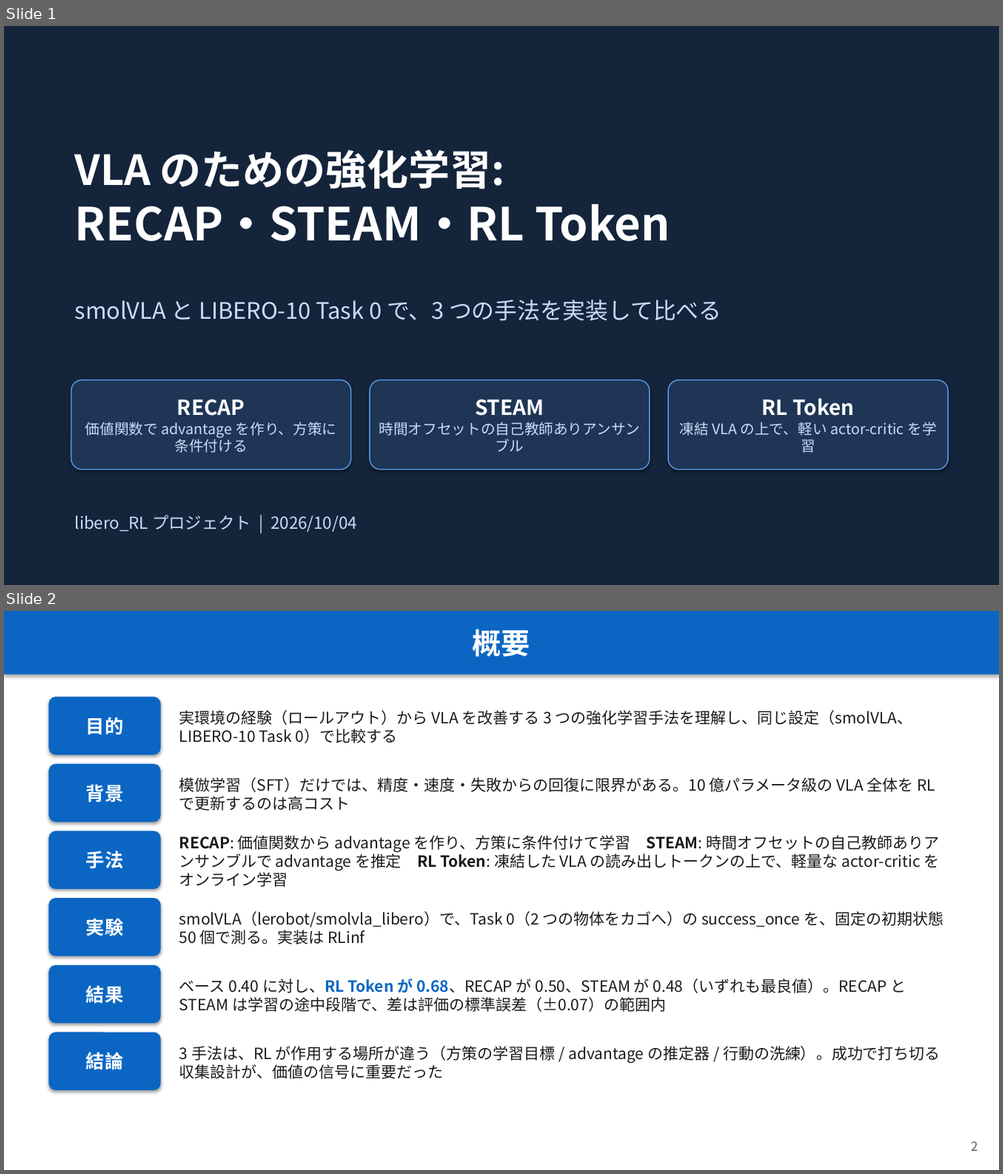
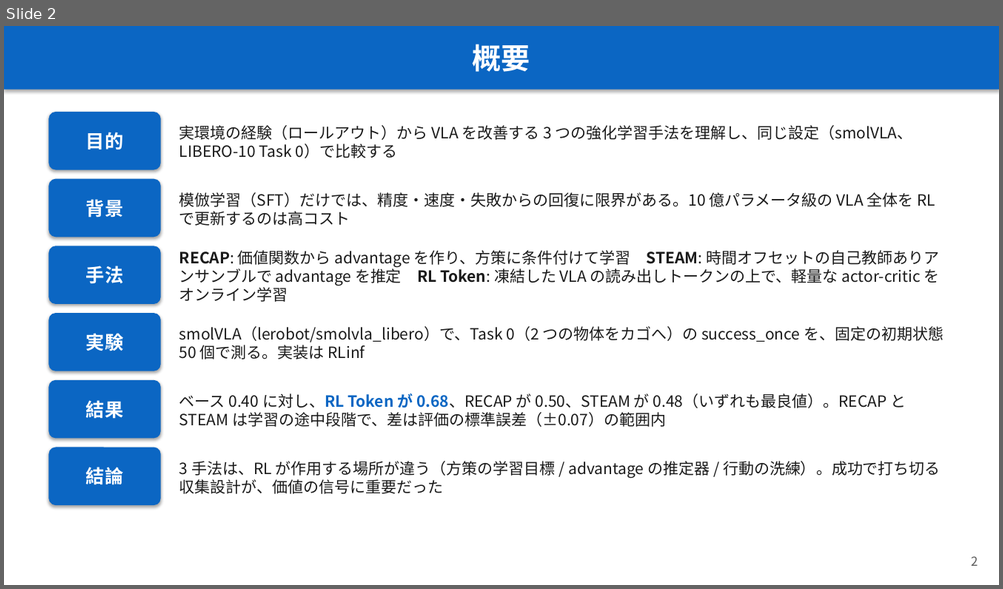
Before and after one commit to Junhand/libero_RL, a slide deck: docs/RECAP_STEAM_RLToken.pptx. Shown one above the other, each under a label of ours: slides 1 and 2 before the commit, slide 2 after it. The pictures are 1003x1174 and 1003x589 pixels, drawn with LibreOffice and Linux fonts; fonts in the diff are those of the drawing. Boxes give left, top, right and bottom in pixels: in the first picture for what was removed or moved away, otherwise in the second. Text is boxed around its words. In the diff, an @@ line names an element or a change of style, - is before the commit and + after.

```diff
--- a/docs/RECAP_STEAM_RLToken.pptx
+++ b/docs/RECAP_STEAM_RLToken.pptx
@@ slide 1 removed at (x1=4, y1=26, x2=999, y2=585), background #14243B @@
@@ text removed at (x1=75, y1=150, x2=670, y2=241) @@
-VLA のための強化学習:
-RECAP・STEAM・RL Token
@@ text removed at (x1=75, y1=300, x2=721, y2=321) @@
-smolVLA と LIBERO-10 Task 0 で、3 つの手法を実装して比べる
@@ rounded rectangle removed at (x1=71, y1=380, x2=351, y2=470) @@
-RECAP
-価値関数で advantage を作り、方策に条件付ける
@@ rounded rectangle removed at (x1=370, y1=380, x2=649, y2=470) @@
-STEAM
-時間オフセットの自己教師ありアンサンブル
@@ rounded rectangle removed at (x1=668, y1=380, x2=948, y2=470) @@
-RL Token
-凍結 VLA の上で、軽い actor-critic を学習
@@ text removed at (x1=75, y1=515, x2=357, y2=532) @@
-libero_RL プロジェクト | 2026/10/04
```
Also in this commit, not shown: 1 slide added, 2 other files.
